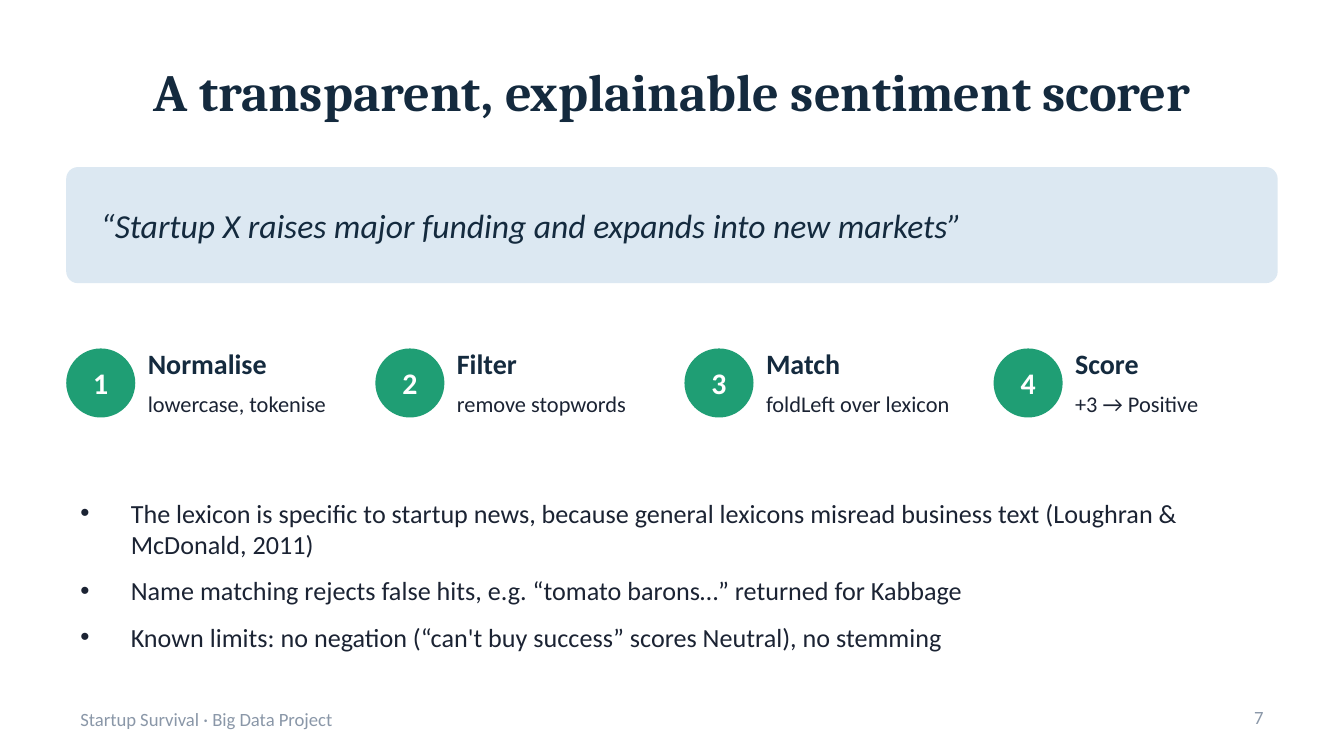
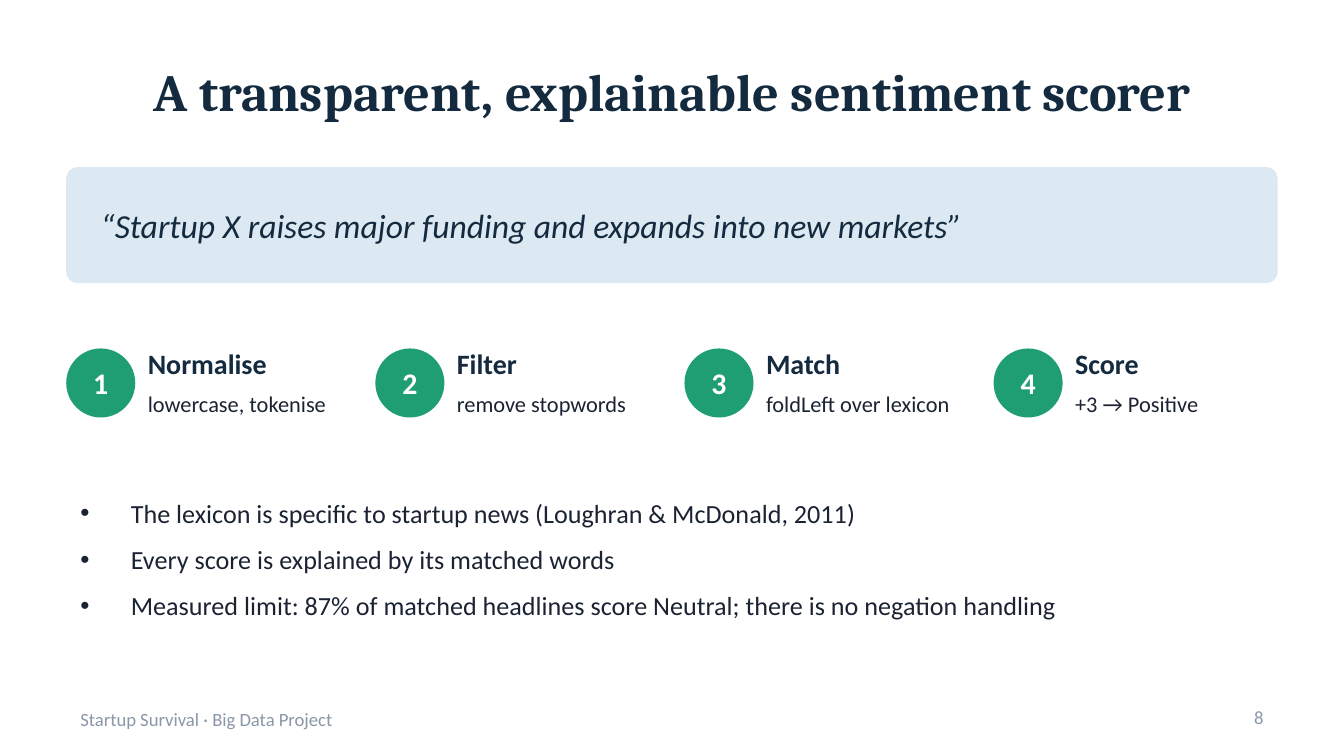
Before and after one commit to AnushreeKasturi/Survivorship, a slide deck: slide 8 of report/presentation.pptx (slide 7 before the commit). Drawn at 1344x756 pixels with LibreOffice and Linux fonts; fonts in the diff are those of the drawing. Boxes give left, top, right and bottom in pixels: in the first picture for what was removed or moved away, otherwise in the second. Text is boxed around its words. In the diff, an @@ line names an element or a change of style, - is before the commit and + after.

```diff
--- a/report/presentation.pptx
+++ b/report/presentation.pptx
@@ text at <box>131,504,1055,620</box>: text changed @@
-• The lexicon is specific to startup news, because general lexicons misread business text (Loughran & McDonald, 2011)
-• Name matching rejects false hits, e.g. “tomato barons…” returned for Kabbage
-• Known limits: no negation (“can't buy success” scores Neutral), no stemming
+• The lexicon is specific to startup news (Loughran & McDonald, 2011)
+• Every score is explained by its matched words
+• Measured limit: 87% of matched headlines score Neutral; there is no negation handling
@@ page number at <box>1254,711,1263,724</box>: text changed @@
-7
+8
```
Also in this commit, not shown: 9 other slides changed, 4 slides added, 4 slides removed, 10 other files.
